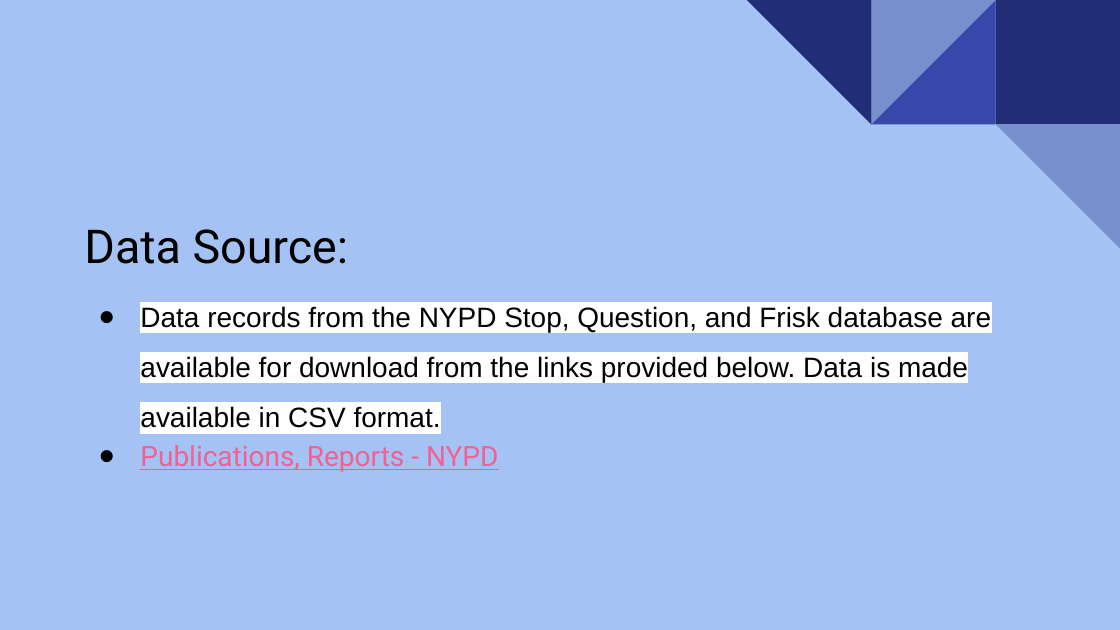
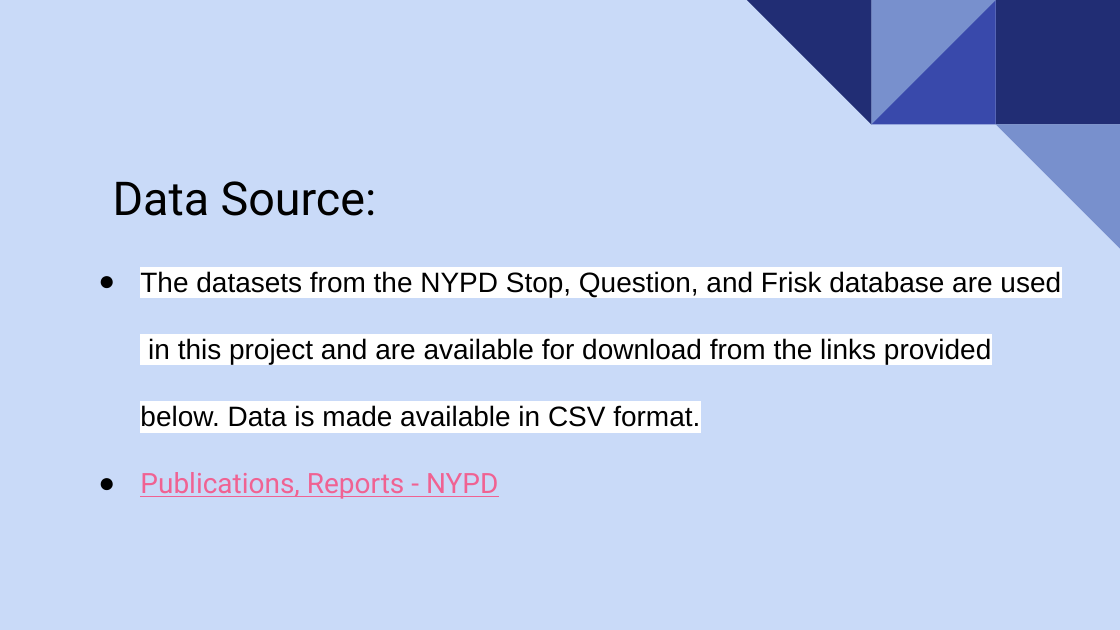
Before and after one commit to uzmabb182/Heroku-outcome-prediction, a slide deck: slide 2 of static/presentation/final_project_presentation_slides.pptx. Drawn at 1120x630 pixels with LibreOffice and Linux fonts; fonts in the diff are those of the drawing. Boxes give left, top, right and bottom in pixels: in the first picture for what was removed or moved away, otherwise in the second. Text is boxed around its words. In the diff, an @@ line names an element or a change of style, - is before the commit and + after.

```diff
--- a/static/presentation/final_project_presentation_slides.pptx
+++ b/static/presentation/final_project_presentation_slides.pptx
@@ background #A4C2F4 to #C9DAF8 @@
@@ title "Data Source:": place and size @@
-title "Data Source:" at [84, 229, 349, 264]
+title "Data Source:" at [113, 181, 377, 216]
@@ subtitle "The datasets from the NYPD ...": place and size @@
-subtitle "The datasets from the NYPD ..." at [140, 306, 991, 472]
+subtitle "The datasets from the NYPD ..." at [140, 271, 1061, 427]
@@ subtitle "The datasets from the NYPD ..." at [140, 271, 1061, 427]: line spacing 1.15 to 2 @@
@@ subtitle at [140, 271, 1061, 427]: text changed @@
-● Data records from the NYPD Stop, Question, and Frisk database are available for download from the links provided below. Data is made available in CSV format.
+● The datasets from the NYPD Stop, Question, and Frisk database are used in this project and are available for download from the links provided below. Data is made available in CSV format.
```
Also in this commit, not shown: 3 other slides changed, 9 slides added, 33 slides removed, 1 other file.
